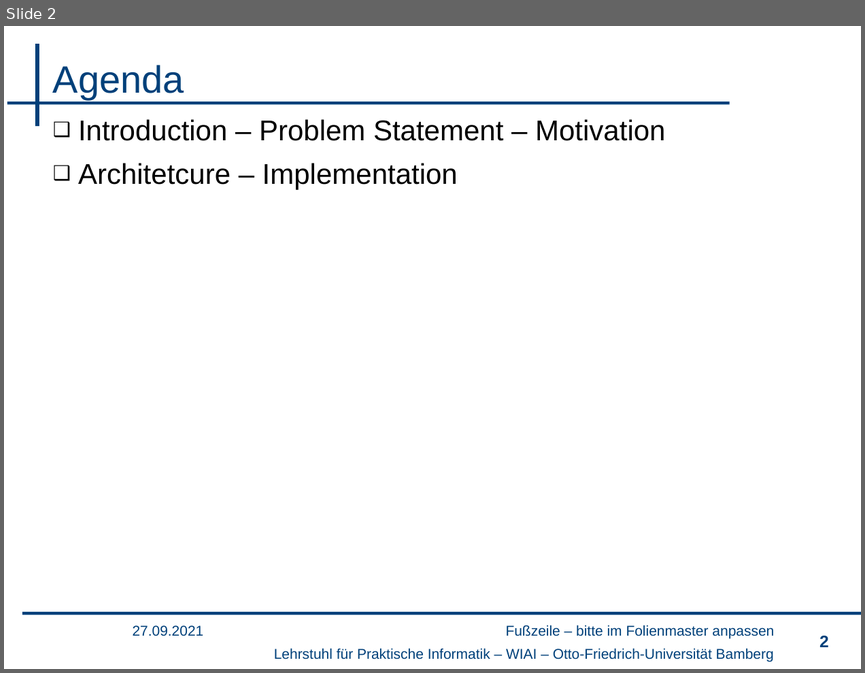
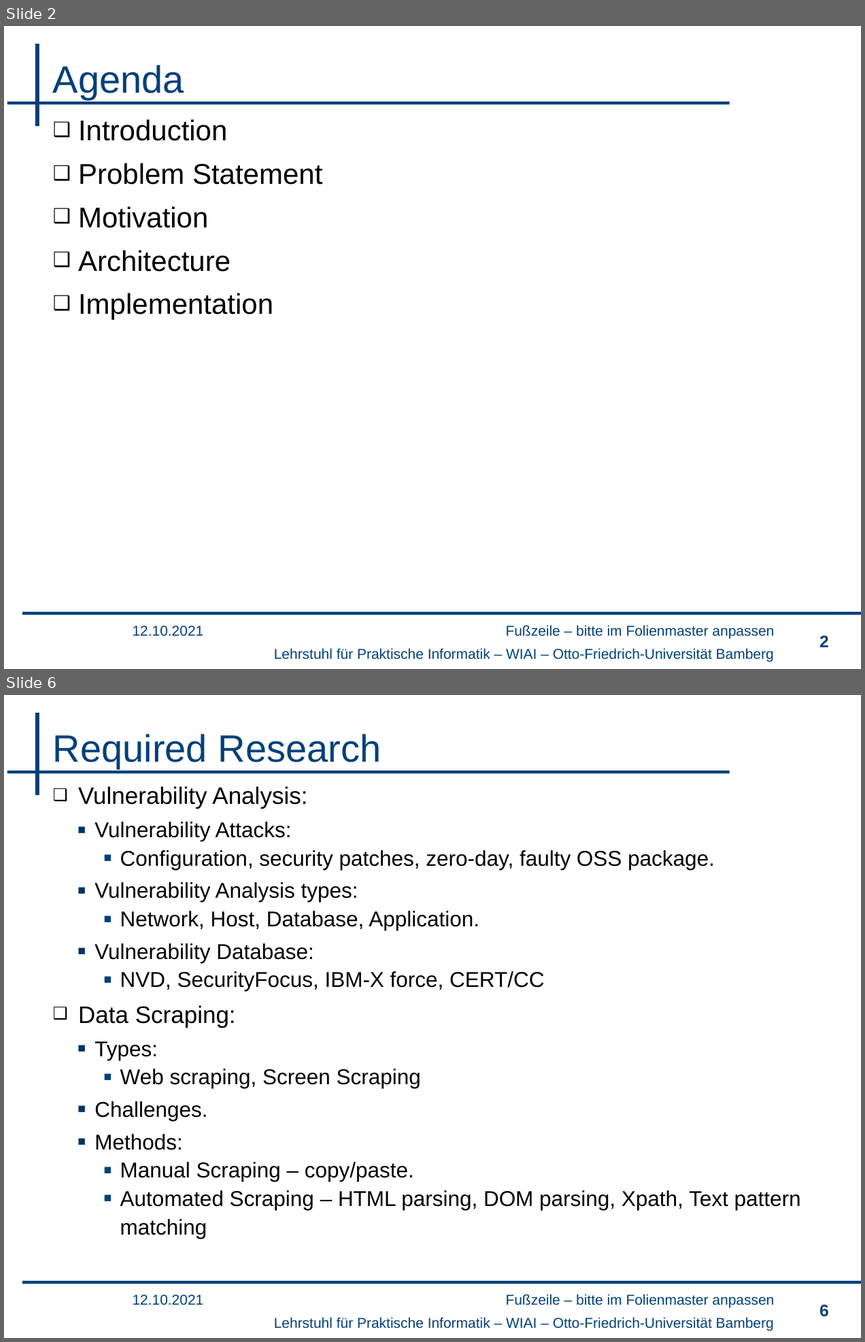
Before and after one commit to rhari26/thesis, a slide deck: Open-Source Software Discovery and Vulnerability Analysis.pptx. Shown one above the other, each under a label of ours: slide 2 before the commit, slides 2 and 6 after it; the slides between them are not shown. The pictures are 865x673 and 865x1342 pixels, drawn with LibreOffice and Linux fonts; fonts in the diff are those of the drawing; background and template pictures are left out. Boxes give left, top, right and bottom in pixels: in the first picture for what was removed or moved away, otherwise in the second. Text is boxed around its words. In the diff, an @@ line names an element or a change of style, - is before the commit and + after.

```diff
--- a/Open-Source Software Discovery and Vulnerability Analysis.pptx
+++ b/Open-Source Software Discovery and Vulnerability Analysis.pptx
@@ slide 6 added at box(4, 695, 861, 1338), background #FFFFFF; not listed: 5 template elements that a slide beside it also shows @@
@@ title added at box(53, 734, 381, 769), 32 pt, text #00407A @@
+Required Research
@@ text added at box(78, 786, 801, 1238), 18 pt, text #000000 @@
+❑ Vulnerability Analysis:
+  ▪ Vulnerability Attacks:
+    ▪ Configuration, security patches, zero-day, faulty OSS package.
+  ▪ Vulnerability Analysis types:
+    ▪ Network, Host, Database, Application.
+  ▪ Vulnerability Database:
+    ▪ NVD, SecurityFocus, IBM-X force, CERT/CC
+❑ Data Scraping:
+  ▪ Types:
+    ▪ Web scraping, Screen Scraping
+  ▪ Challenges.
+  ▪ Methods:
+    ▪ Manual Scraping – copy/paste.
+    ▪ Automated Scraping – HTML parsing, DOM parsing, Xpath, Text pattern matching
@@ text added at box(133, 1294, 204, 1305), 12 pt, text #00407A @@
+12.10.2021
@@ page number added at box(819, 1304, 829, 1317), 14 pt, text #00407A @@
+6
@@ slide 2 changed as well @@
@@ text at box(78, 119, 322, 320): text changed @@
-❑ Introduction – Problem Statement – Motivation
-❑ Architetcure – Implementation
+❑ Introduction
+❑ Problem Statement
+❑ Motivation
+❑ Architecture
+❑ Implementation
@@ text at box(133, 625, 204, 636): text changed @@
-27.09.2021
+12.10.2021
```
Also in this commit, not shown: 1 other slide changed, 10 other slides added.
